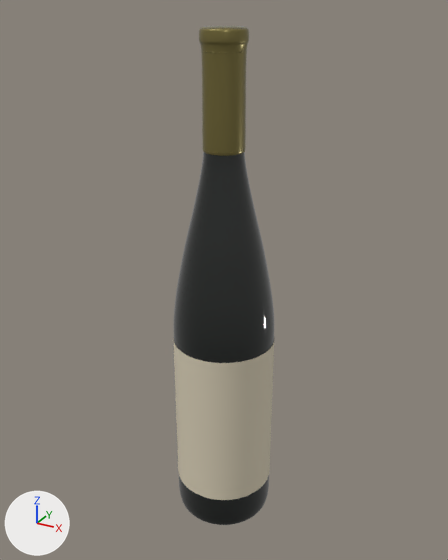
What one commit did to the glTF model public/models/nocturne-half.glb.
Before and after are seen from a 50 mm lens placed at (1.41, -2.57, 1.4), pointed at (-0.02, 0.04, 0.1). Lighting does not change. The marker at lower left points along +X, +Y and +Z. The older version comes first. Where no turn or scale is listed for an object, it has been applied to the vertices. Vertices at exactly the same position are counted once.

Script lines for the objects in view, before the commit:
```python
me_mesh_0 = bpy.data.meshes.new('Mesh_0')
me_mesh_0.from_pydata(...)  # 9313 vertices, 18336 faces; spans x -0.27..0.27, y -0.27..0.27, z -1.31..1.33
me_mesh_0.materials.append(mat_material_0)  # black #030b05
me_mesh_1 = bpy.data.meshes.new('Mesh_1')
me_mesh_1.from_pydata(...)  # 4657 vertices, 9120 faces; spans x -0.11..0.11, y -0.11..0.11, z 2.113..2.66
me_mesh_1.materials.append(mat_material_1)  # yellow #847943
me_mesh_4 = bpy.data.meshes.new('Mesh_4')
me_mesh_4.from_pydata(...)  # 194 vertices, 192 faces; spans x -0.27..0.27, y -0.27..0.27, z -0.439..0.439
me_mesh_4.materials.append(mat_material_2)  # pale yellow #d8ceb6
ob_dark_green_glass = bpy.data.objects.new('Dark green glass', me_mesh_0)
ob_dark_green_glass.location = (0.0, 0.0, 0.0)
ob_rolled_metallic_capsule_with_curved_lip = bpy.data.objects.new('Rolled metallic capsule with curved lip', me_mesh_1)
ob_rolled_metallic_capsule_with_curved_lip.location = (0.0, 0.0, -1.33)
ob_warm_uncoated_paper__full_wrap = bpy.data.objects.new('Warm uncoated paper, full wrap', me_mesh_4)
ob_warm_uncoated_paper__full_wrap.location = (0.0, 0.0, -0.65)
```
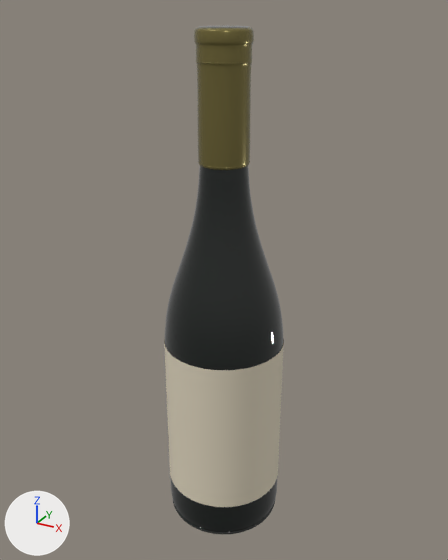
What differs and where, as boxes (x1, y1, x2, y2) in the pictures (448 x 560 px):
'Dark green glass', reshaped (17% wider): before (173, 26, 274, 525); after (165, 25, 283, 532)
'Warm uncoated paper, full wrap', rescaled (20% wider, 7% taller): before (174, 343, 274, 500); after (164, 339, 284, 507)
'Rolled metallic capsule with curved lip', reshaped (20% wider, 10% taller): before (199, 26, 249, 156); after (194, 27, 254, 170)
'Mesh_4', added: after (173, 501, 275, 534)

Diff of the bpy script that builds the scene:
```diff
--- a/public/models/nocturne-half.glb.py
+++ b/public/models/nocturne-half.glb.py
@@ me_mesh_0 @@
 # used by ob_dark_green_glass; location = (0.0, 0.0, 0.0)
-me_mesh_0.from_pydata(...)  # 9313 vertices, 18336 faces; spans x -0.27..0.27, y -0.27..0.27, z -1.31..1.33
+me_mesh_0.from_pydata(...)  # 9313 vertices, 18336 faces; spans x -0.32..0.32, y -0.32..0.32, z -1.31..1.33
+# me_mesh_0 part 1: 9196 of 9313 vertices moved; they spanned x -0.27..0.27, y -0.27..0.27, z -1.31..1.33 and now span x -0.32..0.32, y -0.32..0.32, z -1.31..1.33; mean shift (0.0, 0.0, 0.0); largest move (0.0, -0.09, 0.93) -> (0.0, -0.11, 0.77)
 me_mesh_0.materials.append(mat_material_0)
@@ me_mesh_1 @@
 # used by ob_rolled_metallic_capsule_with_curved_lip; location = (0.0, 0.0, -1.33)
-me_mesh_1.from_pydata(...)  # 4657 vertices, 9120 faces; spans x -0.11..0.11, y -0.11..0.11, z 2.113..2.66
+me_mesh_1.from_pydata(...)  # 6209 vertices, 12192 faces; spans x -0.132..0.132, y -0.132..0.132, z 2.052..2.66
+# me_mesh_1 part 2: 13 vertices moved within x -0.054..0.054, y -0.054..0.054, z 2.66; 4437 vertices removed from x -0.11..0.11, y -0.11..0.11, z 2.113..2.66; 5989 vertices added at x -0.132..0.132, y -0.132..0.132, z 2.052..2.66
 me_mesh_1.materials.append(mat_material_1)
@@ me_mesh_4 @@
 # used by ob_warm_uncoated_paper__full_wrap; location = (0.0, 0.0, -0.65)
-me_mesh_4.from_pydata(...)  # 194 vertices, 192 faces; spans x -0.27..0.27, y -0.27..0.27, z -0.439..0.439
+me_mesh_4.from_pydata(...)  # 194 vertices, 192 faces; spans x -0.319..0.319, y -0.319..0.319, z -0.435..0.435
+# me_mesh_4 part 3: the whole mesh is scaled about its middle by (1.18, 1.18, 0.991)
 me_mesh_4.materials.append(mat_material_2)
@@ me_mesh_4_1 @@
+me_mesh_4_1.from_pydata(...)  # 1067 vertices, 1920 faces; spans x -0.311..0.311, y -0.311..0.311, z -0.009..0.009
+me_mesh_4_1.materials.append(mat_material_0)  # black #030d07
@@ ob_warm_uncoated_paper__full_wrap @@
 ob_warm_uncoated_paper__full_wrap = bpy.data.objects.new('Warm uncoated paper, full wrap', me_mesh_4)
-ob_warm_uncoated_paper__full_wrap.location = (0.0, 0.0, -0.65)
+ob_warm_uncoated_paper__full_wrap.location = (0.0, 0.0, -0.657)
@@ ob_mesh_4 @@
+ob_mesh_4 = bpy.data.objects.new('Mesh_4', me_mesh_4_1)
+ob_mesh_4.location = (0.0, 0.0, -1.296)
```
